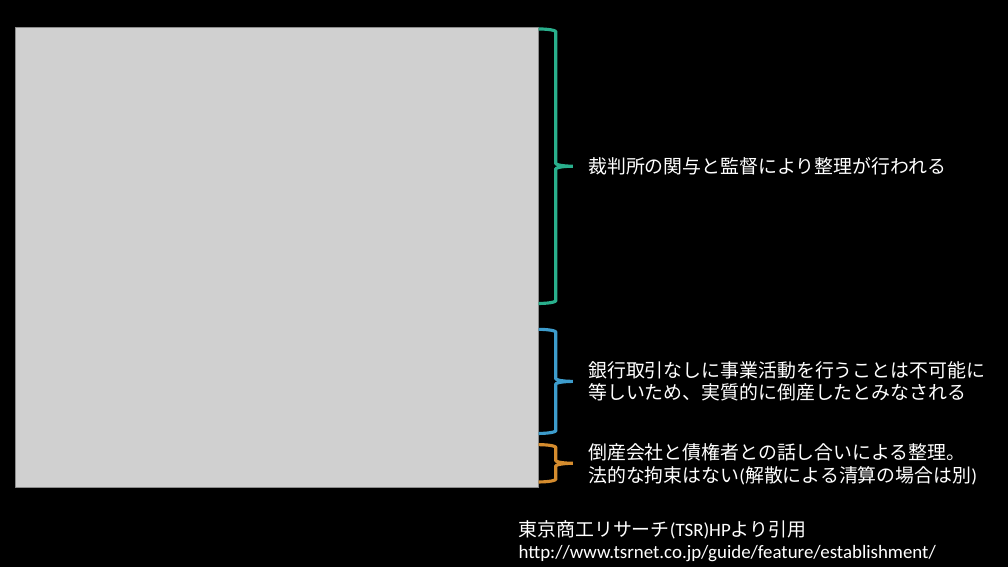
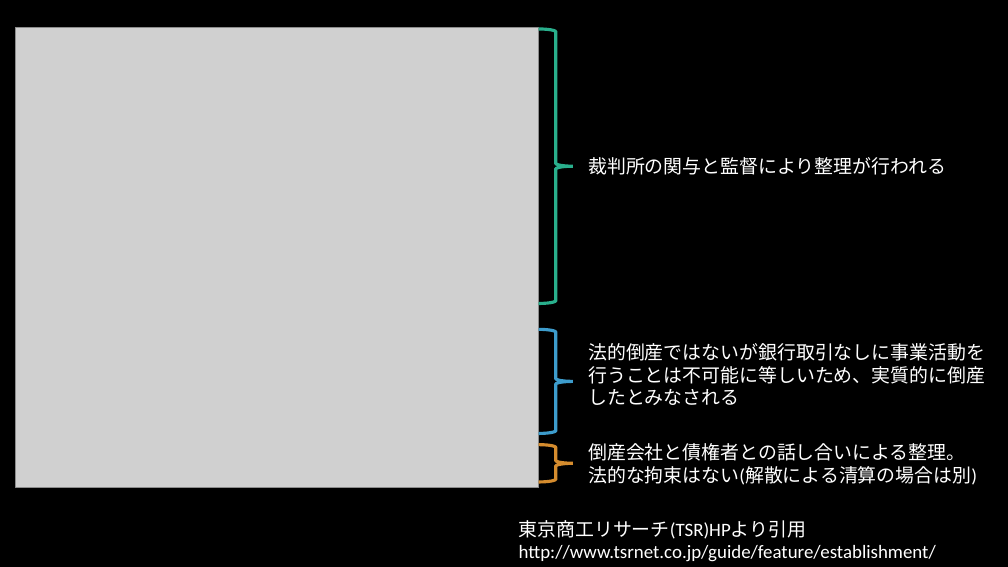
Before and after one commit to MAGA-Phantom/OperationSotsuron, a slide deck: slide 10 of 倒産の研究(仮).pptx. Drawn at 1008x567 pixels with LibreOffice and Linux fonts; fonts in the diff are those of the drawing; grey boxes stand for pictures. Boxes give left, top, right and bottom in pixels: in the first picture for what was removed or moved away, otherwise in the second. Text is boxed around its words. In the diff, an @@ line names an element or a change of style, - is before the commit and + after.

```diff
--- a/倒産の研究(仮).pptx
+++ b/倒産の研究(仮).pptx
@@ text at (588, 343, 985, 405): text changed @@
-銀行取引なしに事業活動を行うことは不可能に等しいため、実質的に倒産したとみなされる
+法的倒産ではないが銀行取引なしに事業活動を行うことは不可能に等しいため、実質的に倒産したとみなされる
```
Also in this commit, not shown: 5 other slides changed, 10 slides added, 1 other file.
